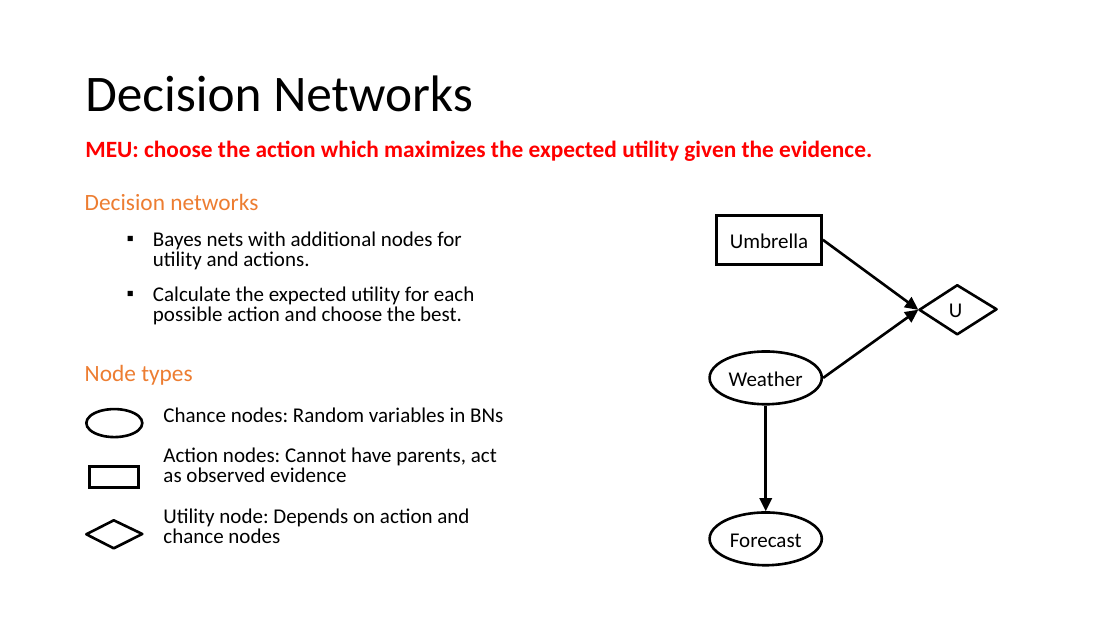
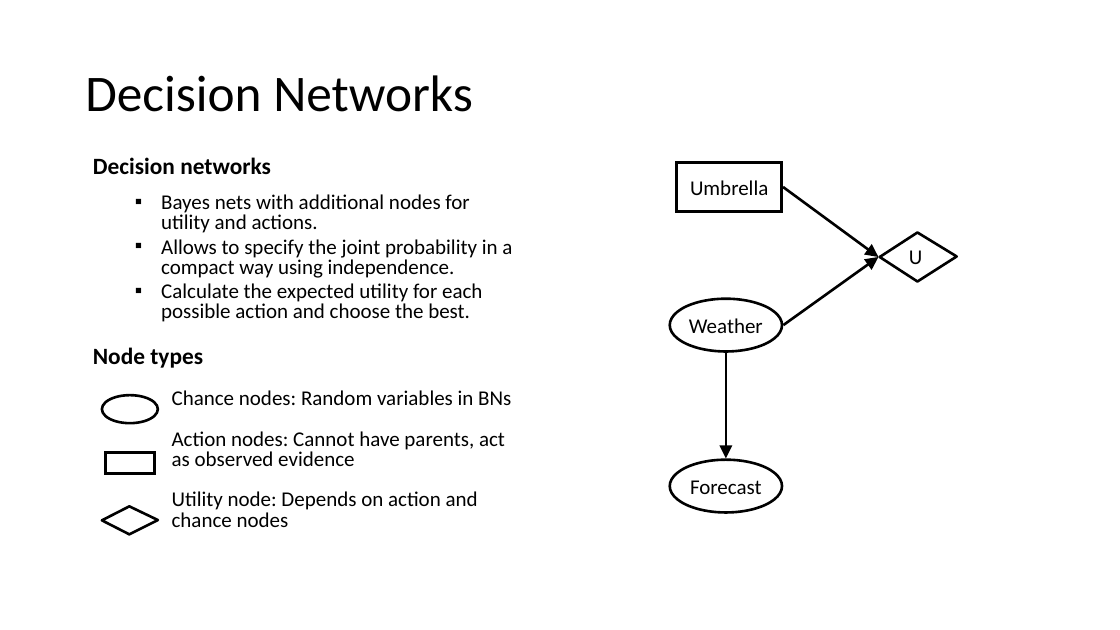
Before and after one commit to mhahsler/CS7320-AI, a slide deck: slide 10 of slides/16_decision_making.pptx. Drawn at 1120x630 pixels with LibreOffice and Linux fonts; fonts in the diff are those of the drawing. Boxes give left, top, right and bottom in pixels: in the first picture for what was removed or moved away, otherwise in the second. Text is boxed around its words. In the diff, an @@ line names an element or a change of style, - is before the commit and + after.

```diff
--- a/slides/16_decision_making.pptx
+++ b/slides/16_decision_making.pptx
@@ text removed at bbox=[85, 140, 872, 161] @@
-MEU: choose the action which maximizes the expected utility given the evidence.
@@ text "Decision networks": place and size @@
-text "Decision networks" at bbox=[85, 193, 503, 543]
+text "Decision networks" at bbox=[93, 157, 512, 527]
@@ text at bbox=[93, 157, 271, 368]: text colour #ED7D31 to #000000, bold on in "Decision networks", "Node types" @@
@@ arrow moved from (823, 239) - (918, 310) to (783, 187) - (879, 257) @@
@@ text at bbox=[161, 239, 512, 278]: paragraph added @@
+  ▪ Allows to specify the joint probability in a compact way using independence.
@@ 2 arrows, 1 rectangle, 1 ellipse, 1 text, 1 freeform shape: place and size @@
-2 arrows, 1 rectangle, 1 ellipse, 1 text, 1 freeform shape at bbox=[710, 215, 997, 565]
+2 arrows, 1 rectangle, 1 ellipse, 1 text, 1 freeform shape at bbox=[670, 162, 957, 513]
@@ ellipse "Weather": place and size @@
-ellipse "Weather" at bbox=[710, 351, 823, 404]
+ellipse "Weather" at bbox=[670, 299, 782, 352]
@@ 1 rectangle, 1 freeform shape, 1 ellipse: place and size @@
-1 rectangle, 1 freeform shape, 1 ellipse at bbox=[87, 409, 143, 548]
+1 rectangle, 1 freeform shape, 1 ellipse at bbox=[102, 395, 158, 534]
```
Also in this commit, not shown: 9 other slides changed, 1 other file.
